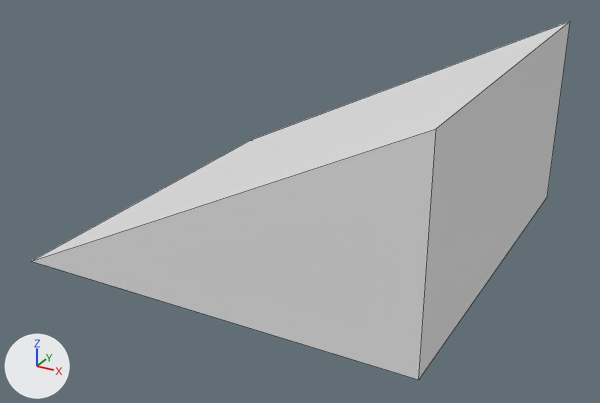
One commit to the Blender file res/blender/shapes/halfSlant.blend: the scene before it, then after it.
One viewpoint serves both versions: a 50 mm camera at (0.934, -1.756, 0.443) aimed at (0.007, -0.071, -0.4). Lighting does not change. The marker at lower left points along +X, +Y and +Z. Mesh edges are drawn as thin lines.

The first picture shows 'SHAPE'.
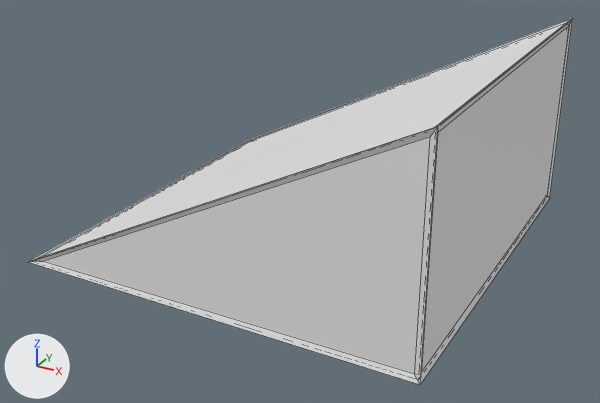
Pixel boxes [x1, y1, x2, y2] of what changed, in the pictures (600 x 403 px):
'WireFrame', added
    after: [28, 18, 573, 385]

Edits to the bpy script that builds the scene:
```text
Add me_cube_000:
    me_cube_000.from_pydata(...)  # 30 vertices, 36 faces; spans x -0.508..0.506, y -0.506..0.506, z -0.506..0.007
Add ob_wireframe:
    ob_wireframe = bpy.data.objects.new('WireFrame', me_cube_000)
    ob_wireframe.location = (0.0, 0.0, 0.0)
```
